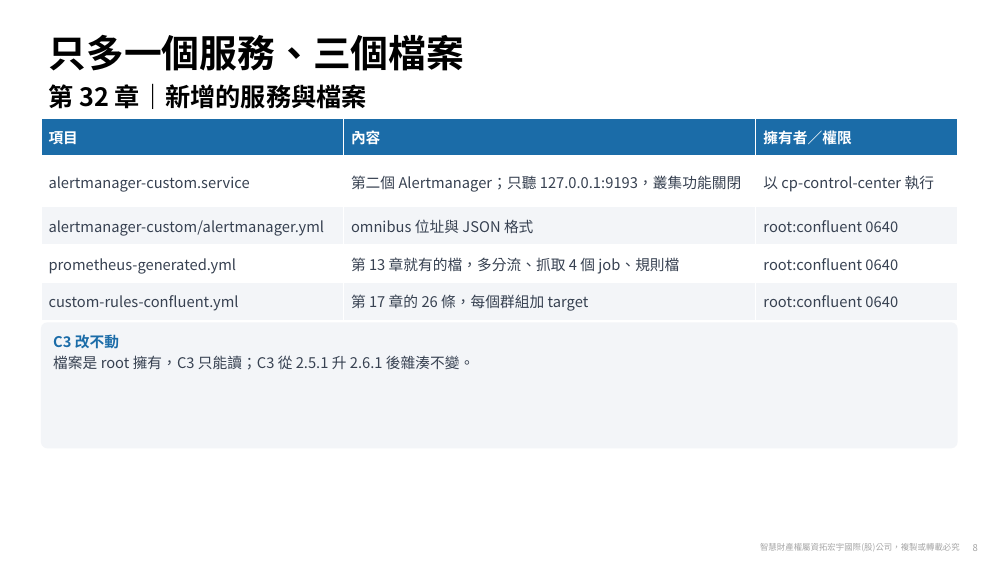
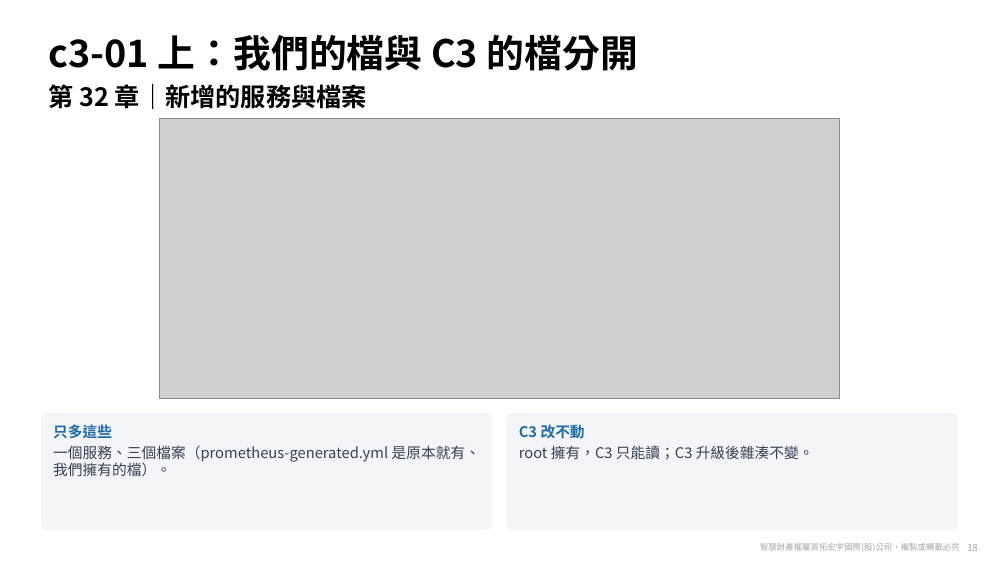
Before and after one commit to zxc81906119/kafka_install_ops, a slide deck: slide 18 of docs/Confluent-第32章-告警方案.pptx (slide 8 before the commit). Drawn at 1008x567 pixels with LibreOffice and Linux fonts; fonts in the diff are those of the drawing; grey boxes stand for pictures; background and template pictures are left out. Boxes give left, top, right and bottom in pixels: in the first picture for what was removed or moved away, otherwise in the second. Text is boxed around its words. In the diff, an @@ line names an element or a change of style, - is before the commit and + after.

```diff
--- a/docs/Confluent-第32章-告警方案.pptx
+++ b/docs/Confluent-第32章-告警方案.pptx
@@ title at <box>48,35,638,71</box>: text changed @@
-只多一個服務、三個檔案
+c3-01 上：我們的檔與 C3 的檔分開
@@ table removed at <box>41,119,958,315</box>, 5 rows, 3 columns @@
-項目 | 內容 | 擁有者／權限
-alertmanager-custom.service | 第二個 Alertmanager；只聽 127.0.0.1:9193，叢集功能關閉 | 以 cp-control-center 執行
-alertmanager-custom/alertmanager.yml | omnibus 位址與 JSON 格式 | root:confluent 0640
-prometheus-generated.yml | 第 13 章就有的檔，多分流、抓取 4 個 job、規則檔 | root:confluent 0640
-custom-rules-confluent.yml | 第 17 章的 26 條，每個群組加 target | root:confluent 0640
@@ picture added at <box>160,119,839,398</box> @@
@@ rounded rectangle added at <box>41,413,492,531</box>, fill #F3F5F8, 14 pt, text #374151 @@
+只多這些
+一個服務、三個檔案（prometheus-generated.yml 是原本就有、我們擁有的檔）。
@@ rounded rectangle "C3 改不動": place and size @@
-rounded rectangle "C3 改不動" at <box>41,322,957,448</box>
+rounded rectangle "C3 改不動" at <box>507,413,958,531</box>
@@ text in rounded rectangle at <box>519,445,814,460</box>: text changed @@
-檔案是 root 擁有，C3 只能讀；C3 從 2.5.1 升 2.6.1 後雜湊不變。
+root 擁有，C3 只能讀；C3 升級後雜湊不變。
@@ page number at <box>967,544,977,551</box>: text changed @@
-8
+18
```
Also in this commit, not shown: 15 other slides changed, 14 slides added, 7 other files.
